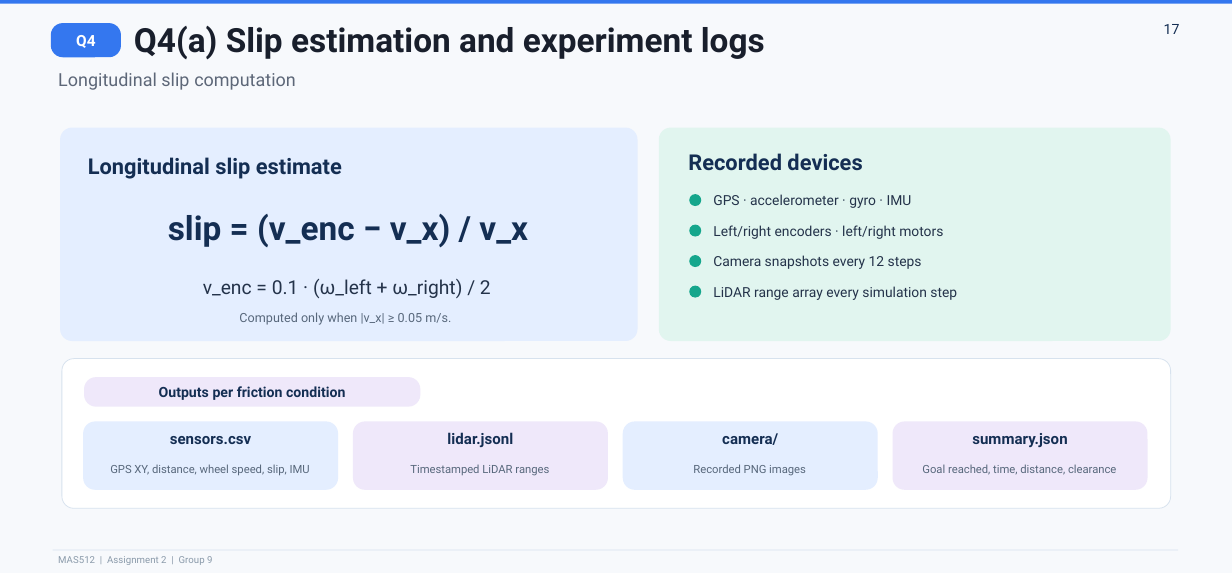
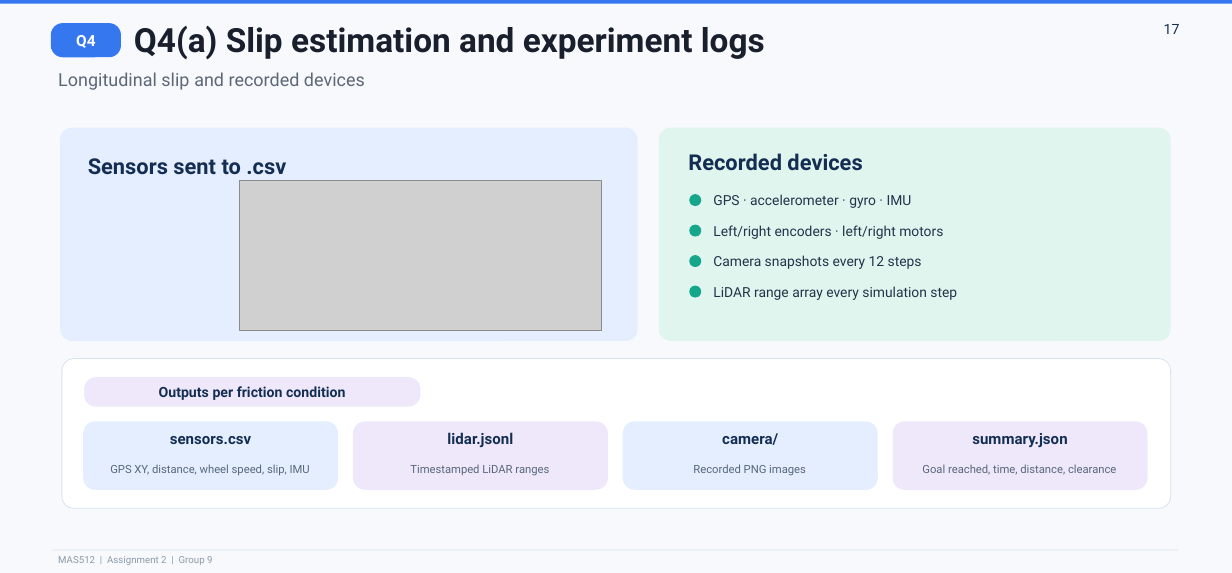
Before and after one commit to hedheddaw-stack/MAS512_Group9, a slide deck: slide 17 of MAS512_Assignment_2_gr9.pptx. Drawn at 1232x573 pixels with LibreOffice and Linux fonts; fonts in the diff are those of the drawing; grey boxes stand for pictures. Boxes give left, top, right and bottom in pixels: in the first picture for what was removed or moved away, otherwise in the second. Text is boxed around its words. In the diff, an @@ line names an element or a change of style, - is before the commit and + after.

```diff
--- a/MAS512_Assignment_2_gr9.pptx
+++ b/MAS512_Assignment_2_gr9.pptx
@@ text at (58,72,365,90): text changed @@
-Longitudinal slip computation
+Longitudinal slip and recorded devices
@@ text at (88,158,286,175): text changed @@
-Longitudinal slip estimate
+Sensors sent to .csv
@@ picture added at (239,180,601,331) @@
@@ text removed at (168,214,528,247) @@
-slip = (v_enc − v_x) / v_x
@@ text removed at (203,279,491,298) @@
-v_enc = 0.1 · (ω_left + ω_right) / 2
@@ text removed at (239,312,451,325) @@
-Computed only when |v_x| ≥ 0.05 m/s.
```
Also in this commit, not shown: 4 other slides changed.
